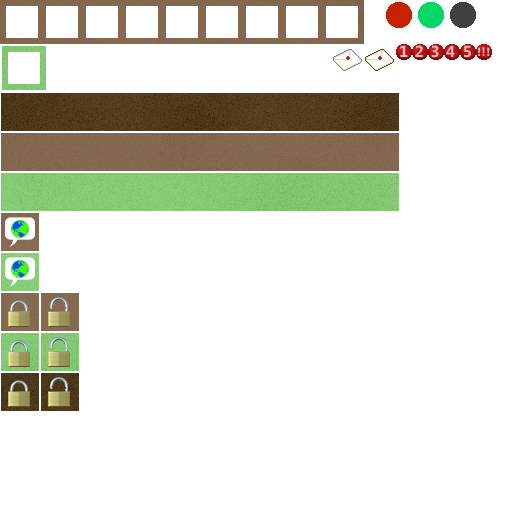
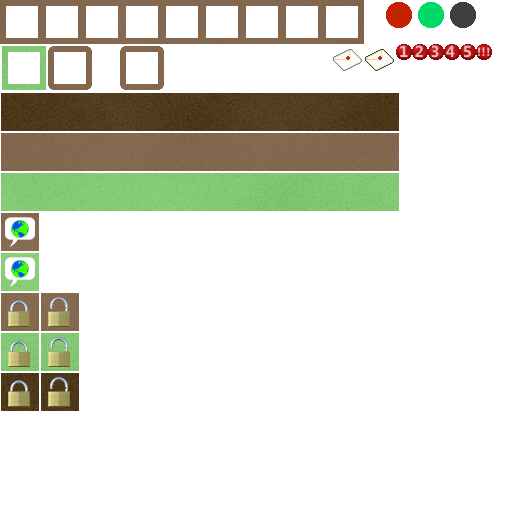
Comparing the layer stacks of the two 512 x 512 images. Changes:
painted on "Button" over (48, 46, 164, 90)
